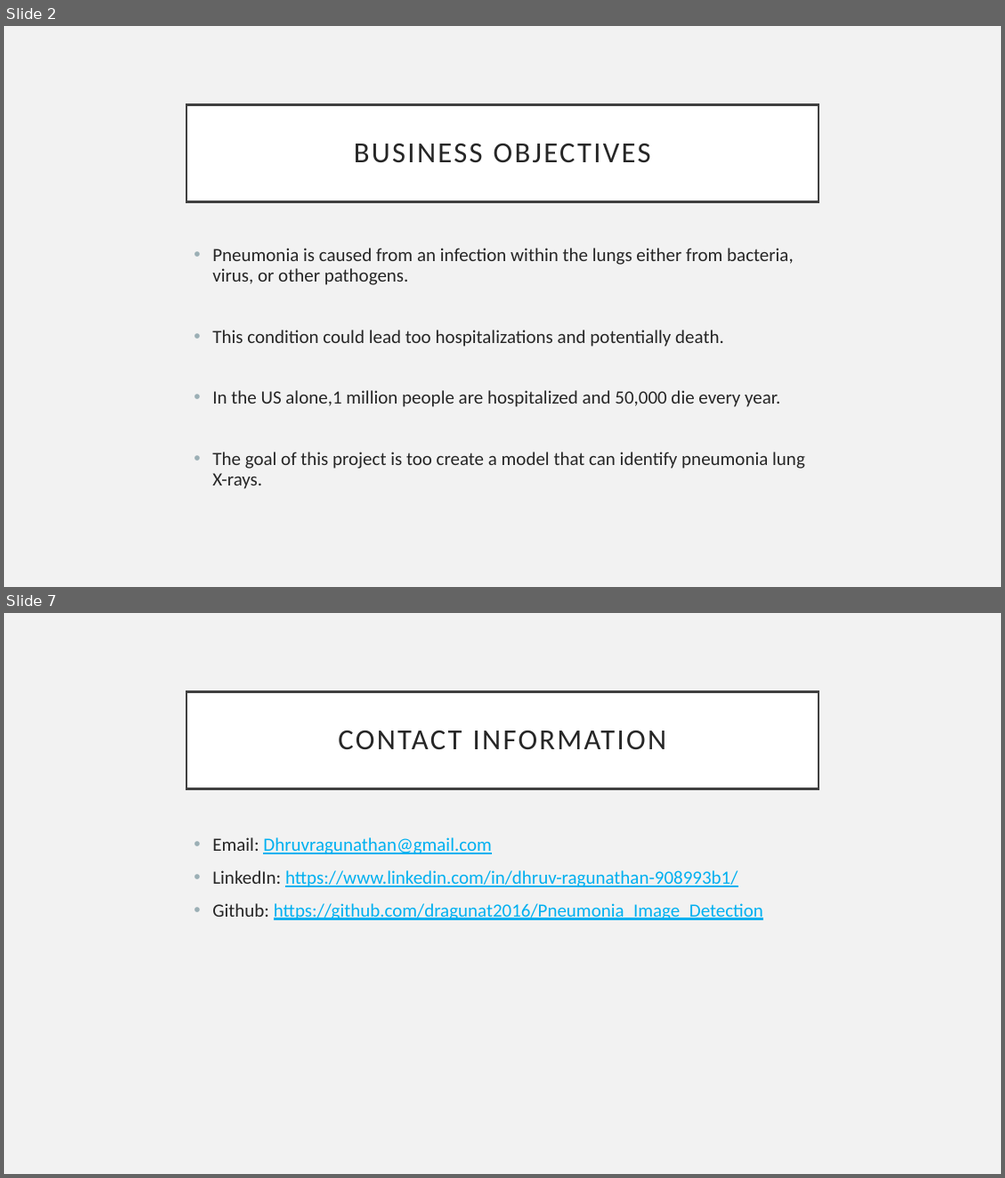
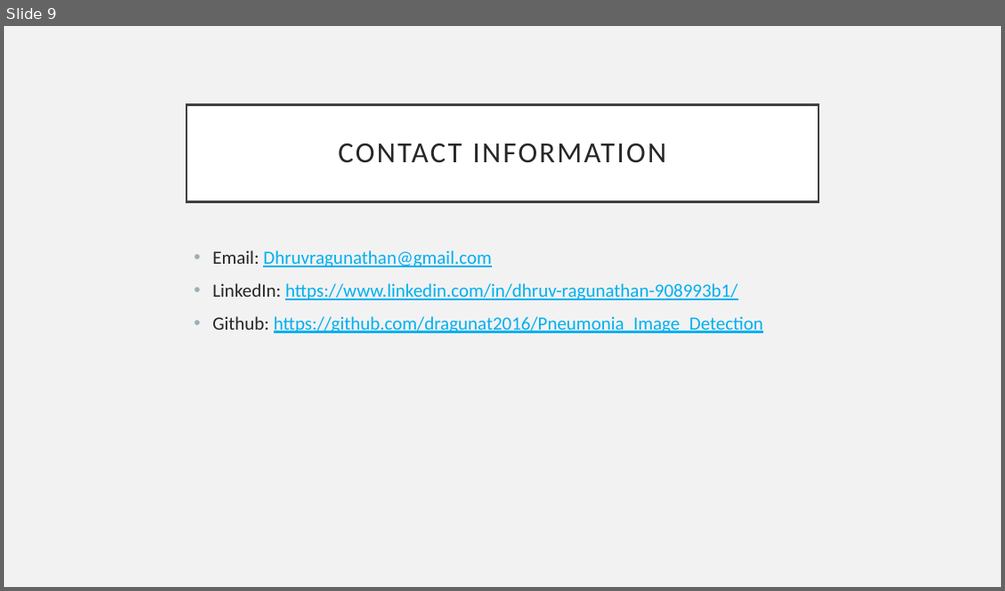
Before and after one commit to dragunat2016/Pneumonia_Image_Detection, a slide deck: Presentation/Presentation.pptx. Shown one above the other, each under a label of ours: slides 2 and 7 before the commit, slide 9 after it; the slides between them are not shown. The pictures are 1005x1178 and 1005x591 pixels, drawn with LibreOffice and Linux fonts; fonts in the diff are those of the drawing. Boxes give left, top, right and bottom in pixels: in the first picture for what was removed or moved away, otherwise in the second. Text is boxed around its words. In the diff, an @@ line names an element or a change of style, - is before the commit and + after.

Commit message:
First round project corrections

```diff
--- a/Presentation/Presentation.pptx
+++ b/Presentation/Presentation.pptx
@@ slide 2 removed at [4, 26, 1001, 587], background #F2F2F2 @@
@@ title removed at [186, 104, 818, 201] @@
-BUSINESS OBJECTIVES
@@ text removed at [212, 248, 805, 489] @@
-• Pneumonia is caused from an infection within the lungs either from bacteria, virus, or other pathogens.
-• This condition could lead too hospitalizations and potentially death.
-• In the US alone,1 million people are hospitalized and 50,000 die every year.
-• The goal of this project is too create a model that can identify pneumonia lung X-rays.
@@ what was slide 7 is now slide 9 @@
```
Also in this commit, not shown: 4 slides changed, 4 slides added, 1 other slide removed, 5 other files.
